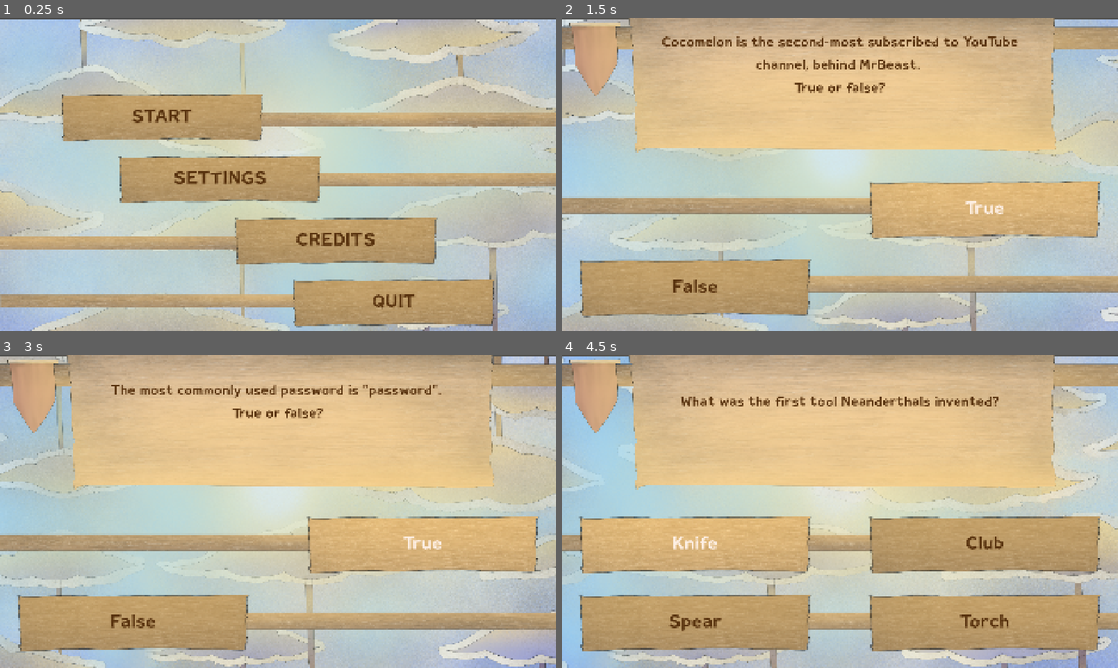
Above: before the commit, frames 1-4 (two rows, left to right).
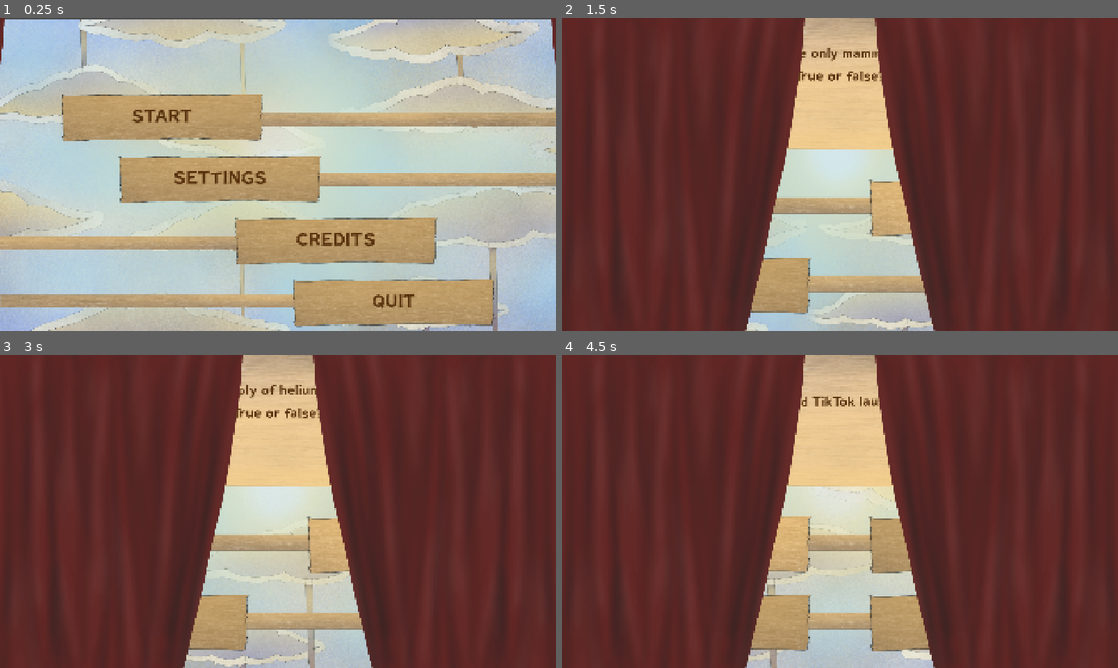
Above: after the commit, the same moments.

Repository: Mr-Patipa/Rockstair-Brackeys-Game-Jam-2026
Game: Godot game, scene res://Scenes/BaseGameScenes/MainMenu.tscn
Two runs of this game, one before a commit and one after it. Both use one fixed random seed, a clock stepped at 60 frames per second and the inputs below.
Inputs:
- Up to frame 1 (0.25 s): no input
- Up to frame 2 (1.5 s): click "START" at 0.5 s; click "True" at 1.25 s
- Up to frame 3 (3 s): click "False" at 2 s; click "True" at 2.75 s
- Up to frame 4 (4.5 s): click "False" at 3.5 s; click "2017" at 4.25 s

The runs differ from the first frame. In frame 1, 0.2% of the frame differs, in the area x 0-100%, y 0-15%; in frame 2, 79%, in the area x 0-100%, y 0-100%; in frame 3, 78%; in frame 4, 78%.

Commit message:
Working transition

Diff:
--- a/brackey's-game/Scenes/Autoload/ScreenTransition.tscn
+++ b/brackey's-game/Scenes/Autoload/ScreenTransition.tscn
@@ -5,6 +5,7 @@
 [ext_resource type="Texture2D" uid="uid://q12mrjq6iy6u" path="res://Resources/Art/Curtains/Brackeys red curtain right.png" id="3_ju4if"]
 
 [node name="ScreenTransition" type="Control" unique_id=961100991 node_paths=PackedStringArray("left_curtain", "right_curtain")]
+z_index = 100
 layout_mode = 3
 anchors_preset = 15
 anchor_right = 1.0
--- a/brackey's-game/Scripts/global_signal_bus.gd
+++ b/brackey's-game/Scripts/global_signal_bus.gd
@@ -1,6 +1,6 @@
 extends Node
 class_name GSB
 
-signal on_answer_chosen
-
-signal on_screen_transitioned
+#signal on_answer_chosen
+#
+#signal on_screen_transitioned
--- a/brackey's-game/Scripts/question_list_handler.gd
+++ b/brackey's-game/Scripts/question_list_handler.gd
@@ -19,7 +19,6 @@
 
 func _ready() -> void:
 	Show_Question_Answers()
-	GlobalSignalBus.on_answer_chosen.connect(Check_Status)
 
 func Show_Question_Answers() -> void:
 	var current_q = QuestionList.Questions[CurrentQuestion]
@@ -58,8 +57,12 @@
 	print(answer)
 
 	if CurrentQuestion + 1 <= QuestionList.Questions.size() - 1:
+		await ScreenTransition.curtain_switch()
 		CurrentQuestion += 1
+		await ScreenTransition.curtain_switch()
 
 	else:
+		await ScreenTransition.curtain_switch()
 		QuestionScreen.visible = false
 		EndScreen.visible = true
+		await ScreenTransition.curtain_switch()
--- a/brackey's-game/Scripts/screen_transition.gd
+++ b/brackey's-game/Scripts/screen_transition.gd
@@ -3,8 +3,6 @@
 @export var left_curtain: TextureRect
 @export var right_curtain: TextureRect
 @export var tweenDuration = 0.3
-
-signal curtain_fully_closed
 
 var isClosed : bool = true
 
@@ -13,9 +11,9 @@
 	curtain_switch()
 
 func change_scene(destination):
-	_do_curtain_close()
+	await _do_curtain_close()
 	get_tree().change_scene_to_file(destination)
-	_do_curtain_open()
+	await _do_curtain_open()
 
 func change_ui():
 	_do_curtain_close()
@@ -24,10 +22,10 @@
 
 func curtain_switch():
 	if isClosed == true:
-		_do_curtain_open()
+		await _do_curtain_open()
 		isClosed = not isClosed
 	else:
-		_do_curtain_close()
+		await _do_curtain_close()
 		isClosed = not isClosed
 
 
@@ -35,14 +33,14 @@
 	var tween = create_tween().set_parallel(true)
 	tween.set_trans(Tween.TRANS_QUAD)
 	tween.set_ease(Tween.EASE_IN_OUT)
-	tween.tween_property(left_curtain, "offset_transform_position_ratio:x", 0, tweenDuration)
-	tween.tween_property(right_curtain, "offset_transform_position_ratio:x", 0, tweenDuration)
+	tween.tween_property(left_curtain, "position:x", 0, tweenDuration)
+	tween.tween_property(right_curtain, "position:x", 0, tweenDuration)
 	await tween.finished
 
 func _do_curtain_open():
 	var tween = create_tween().set_parallel(true)
 	tween.set_trans(Tween.TRANS_QUAD)
 	tween.set_ease(Tween.EASE_IN_OUT)
-	tween.tween_property(left_curtain, "offset_transform_position_ratio:x", -1280, tweenDuration)
-	tween.tween_property(right_curtain, "offset_transform_position_ratio:x", 1280, tweenDuration)
+	tween.tween_property(left_curtain, "position:x", -1280, tweenDuration)
+	tween.tween_property(right_curtain, "position:x", 1280, tweenDuration)
 	await tween.finished
